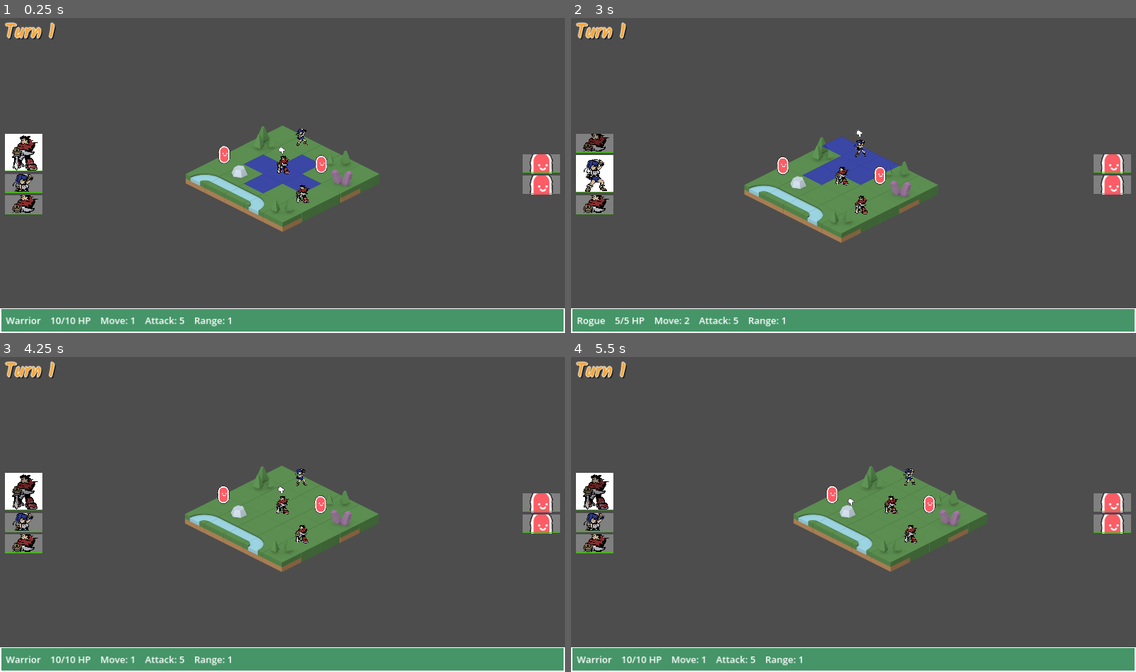
Above: before the commit, frames 1-4 (two rows, left to right).
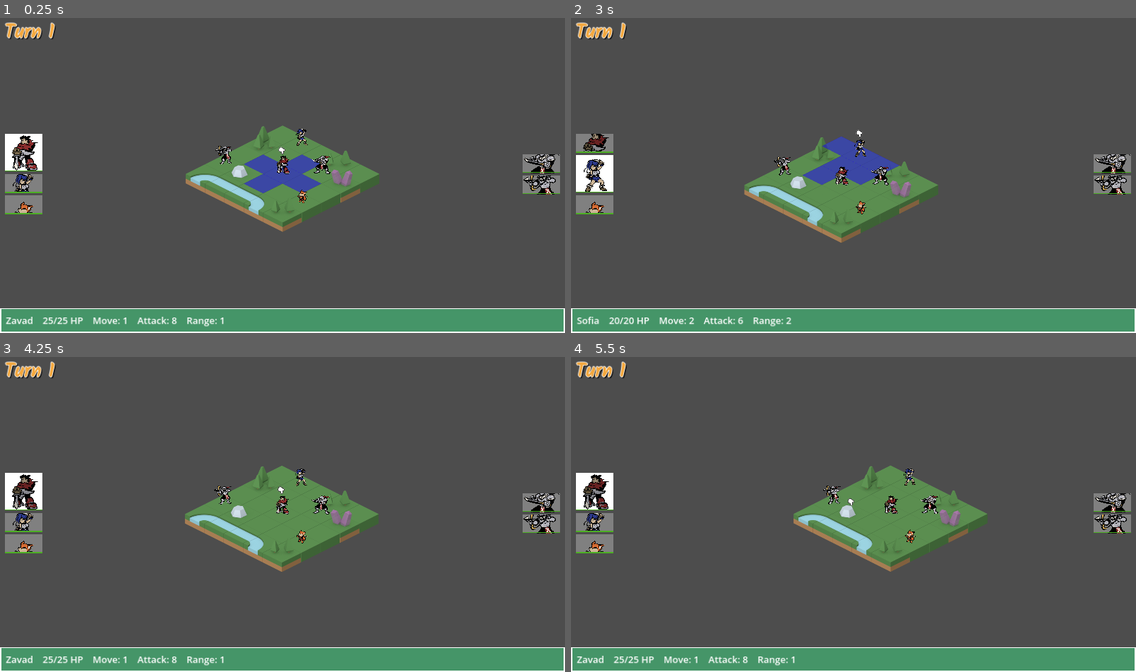
Above: after the commit, the same moments.

Repository: CreatedBySeb/godot-test
Game: Godot game, scene res://scenes/game.tscn
The game is run twice, just before and just after one commit, with the same random seed, the same clock (stepped at 60 frames per second) and the same inputs.
Inputs (mouse positions are in pixels of both pictures, inside the frame that each line leads up to):
- Up to frame 1 (0.25 s): no input
- Up to frame 2 (3 s): tap Enter (select) at 0.5, 0.6 s; move the mouse to (977, 159) at 0.52 s; hold Right (cursor_right) 0.53-1.25 s; click "Move" at 1.25 s; click "Wait" at 2 s; tap Space at 2.75 s; move the mouse to (740, 191) at 2.77 s; hold Down (cursor_down) from 2.78 s (still down); tap E (select_next_unit) at 2.85 s
- Up to frame 3 (4.25 s): move the mouse to (339, 442) at 3.52 s; release Down (cursor_down) at 3.53 s; hold Right (cursor_right) from 3.53 s (still down); tap Q (select_prev_unit) at 3.6 s
- Up to frame 4 (5.5 s): move the mouse to (825, 577) at 4.27 s; release Right (cursor_right) at 4.28 s; hold Up (cursor_up) 4.28-5.03 s; tap Mouse wheel up (zoom_in) at 4.35 s; move the mouse to (1023, 561) at 5.02 s; hold Left (cursor_left) from 5.03 s (still down); tap Mouse wheel down (zoom_out) at 5.1 s

The runs differ from the first frame. In frame 1, 1.6% of the frame differs, in the area x 1-99%, y 40-98%; in frame 2, 1.5%; in frame 3, 1.6%; in frame 4, 1.6%.

Commit message:
Add additional classes

Diff:
--- /dev/null
+++ b/classes/bard.tres
@@ -0,0 +1,13 @@
+[gd_resource type="Resource" script_class="UnitClass" load_steps=3 format=3 uid="uid://eny3j806oejm"]
+
+[ext_resource type="Script" path="res://scripts/UnitClass.gd" id="1_f5hu0"]
+[ext_resource type="Texture2D" uid="uid://b1dwr6lct13if" path="res://assets/bard.png" id="2_l4h3i"]
+
+[resource]
+script = ExtResource("1_f5hu0")
+base_attack = 4
+base_attack_range = 1
+max_health = 10
+move_range = 3
+name = "Kit"
+sprite = ExtResource("2_l4h3i")
--- /dev/null
+++ b/classes/cleric.tres
@@ -0,0 +1,13 @@
+[gd_resource type="Resource" script_class="UnitClass" load_steps=3 format=3 uid="uid://cv2bmrn0na33h"]
+
+[ext_resource type="Script" path="res://scripts/UnitClass.gd" id="1_wipnc"]
+[ext_resource type="Texture2D" uid="uid://blhikgev6dej3" path="res://assets/cleric.png" id="2_4bjtg"]
+
+[resource]
+script = ExtResource("1_wipnc")
+base_attack = 4
+base_attack_range = 2
+max_health = 15
+move_range = 3
+name = "Aliyah"
+sprite = ExtResource("2_4bjtg")
--- a/classes/enemy_warrior_class.tres
+++ /dev/null
@@ -1,13 +0,0 @@
-[gd_resource type="Resource" script_class="UnitClass" load_steps=3 format=3 uid="uid://b1f4lgpoh1t2w"]
-
-[ext_resource type="Script" path="res://scripts/UnitClass.gd" id="1_q87kw"]
-[ext_resource type="Texture2D" uid="uid://wvpeh1pwmq7d" path="res://assets/character_roundRed.png" id="2_f4rwj"]
-
-[resource]
-script = ExtResource("1_q87kw")
-base_attack = 2
-base_attack_range = 1
-max_health = 5
-move_range = 1
-name = "Enemy Warrior"
-sprite = ExtResource("2_f4rwj")
--- /dev/null
+++ b/classes/imperial_guard.tres
@@ -0,0 +1,13 @@
+[gd_resource type="Resource" script_class="UnitClass" load_steps=3 format=3 uid="uid://b1f4lgpoh1t2w"]
+
+[ext_resource type="Script" path="res://scripts/UnitClass.gd" id="1_qwx8n"]
+[ext_resource type="Texture2D" uid="uid://b3yvvko64lvkd" path="res://assets/imperial_guard.png" id="2_liotx"]
+
+[resource]
+script = ExtResource("1_qwx8n")
+base_attack = 8
+base_attack_range = 1
+max_health = 15
+move_range = 1
+name = "Imperial Guard"
+sprite = ExtResource("2_liotx")
--- /dev/null
+++ b/classes/imperial_mage.tres
@@ -0,0 +1,13 @@
+[gd_resource type="Resource" script_class="UnitClass" load_steps=3 format=3 uid="uid://dniif3u8hvt8b"]
+
+[ext_resource type="Script" path="res://scripts/UnitClass.gd" id="1_qs1v4"]
+[ext_resource type="Texture2D" uid="uid://bwnb5pcdjyi51" path="res://assets/imperial_mage.png" id="2_ryt4b"]
+
+[resource]
+script = ExtResource("1_qs1v4")
+base_attack = 8
+base_attack_range = 2
+max_health = 5
+move_range = 2
+name = "Imperial Mage"
+sprite = ExtResource("2_ryt4b")
--- /dev/null
+++ b/classes/imperial_marksman.tres
@@ -0,0 +1,13 @@
+[gd_resource type="Resource" script_class="UnitClass" load_steps=3 format=3 uid="uid://1gfyq8ki2533"]
+
+[ext_resource type="Script" path="res://scripts/UnitClass.gd" id="1_fommw"]
+[ext_resource type="Texture2D" uid="uid://1w4ulsm4dy01" path="res://assets/imperial_marksman.png" id="2_2vwkw"]
+
+[resource]
+script = ExtResource("1_fommw")
+base_attack = 4
+base_attack_range = 2
+max_health = 10
+move_range = 2
+name = "Imperial Marksman"
+sprite = ExtResource("2_2vwkw")
--- a/classes/rogue_class.tres
+++ b/classes/rogue.tres
@@ -5,9 +5,9 @@
 
 [resource]
 script = ExtResource("1_7j363")
-base_attack = 5
-base_attack_range = 1
-max_health = 5
+base_attack = 6
+base_attack_range = 2
+max_health = 20
 move_range = 2
-name = "Rogue"
+name = "Sofia"
 sprite = ExtResource("2_glthv")
--- /dev/null
+++ b/classes/sorcerer.tres
@@ -0,0 +1,13 @@
+[gd_resource type="Resource" script_class="UnitClass" load_steps=3 format=3 uid="uid://damqwulq84fam"]
+
+[ext_resource type="Script" path="res://scripts/UnitClass.gd" id="1_2skfy"]
+[ext_resource type="Texture2D" uid="uid://bv1aurcmh7trt" path="res://assets/sorcerer.png" id="2_d0e1x"]
+
+[resource]
+script = ExtResource("1_2skfy")
+base_attack = 10
+base_attack_range = 3
+max_health = 15
+move_range = 4
+name = "Kaleem"
+sprite = ExtResource("2_d0e1x")
--- /dev/null
+++ b/classes/warrior.tres
@@ -0,0 +1,13 @@
+[gd_resource type="Resource" script_class="UnitClass" load_steps=3 format=3 uid="uid://c1f1dp1d4mgxw"]
+
+[ext_resource type="Script" path="res://scripts/UnitClass.gd" id="1_w38wi"]
+[ext_resource type="Texture2D" uid="uid://cegr1l52msvjp" path="res://assets/warrior.png" id="2_fcdh8"]
+
+[resource]
+script = ExtResource("1_w38wi")
+base_attack = 8
+base_attack_range = 1
+max_health = 25
+move_range = 1
+name = "Zavad"
+sprite = ExtResource("2_fcdh8")
--- a/classes/warrior_class.tres
+++ /dev/null
@@ -1,13 +0,0 @@
-[gd_resource type="Resource" script_class="UnitClass" load_steps=3 format=3 uid="uid://c1f1dp1d4mgxw"]
-
-[ext_resource type="Script" path="res://scripts/UnitClass.gd" id="1_tpt0p"]
-[ext_resource type="Texture2D" uid="uid://cegr1l52msvjp" path="res://assets/paladin.png" id="2_caect"]
-
-[resource]
-script = ExtResource("1_tpt0p")
-base_attack = 5
-base_attack_range = 1
-max_health = 10
-move_range = 1
-name = "Warrior"
-sprite = ExtResource("2_caect")
--- a/scenes/game.tscn
+++ b/scenes/game.tscn
@@ -9,9 +9,11 @@
 [ext_resource type="Texture2D" uid="uid://sn3ol1dxmjr4" path="res://assets/tactics-overlay.png" id="5_1sfwv"]
 [ext_resource type="Script" path="res://scripts/LevelMap.gd" id="6_ak6wg"]
 [ext_resource type="Script" path="res://scripts/ActionOverlay.gd" id="7_cf01m"]
-[ext_resource type="Resource" uid="uid://b1f4lgpoh1t2w" path="res://classes/enemy_warrior_class.tres" id="9_4ilro"]
-[ext_resource type="Resource" uid="uid://c3530kaypsr7i" path="res://classes/rogue_class.tres" id="9_22ed4"]
+[ext_resource type="Resource" uid="uid://b1f4lgpoh1t2w" path="res://classes/imperial_guard.tres" id="9_4ilro"]
+[ext_resource type="Resource" uid="uid://c3530kaypsr7i" path="res://classes/rogue.tres" id="9_22ed4"]
 [ext_resource type="PackedScene" uid="uid://cjs28jaadkqrg" path="res://scenes/cursor.tscn" id="11_de1cw"]
+[ext_resource type="Resource" uid="uid://eny3j806oejm" path="res://classes/bard.tres" id="11_vf0dd"]
+[ext_resource type="Resource" uid="uid://1gfyq8ki2533" path="res://classes/imperial_marksman.tres" id="13_f25ht"]
 
 [sub_resource type="TileSetAtlasSource" id="TileSetAtlasSource_vsvau"]
 texture = ExtResource("1_rke4c")
@@ -186,6 +188,7 @@
 
 [node name="Unit3" parent="." instance=ExtResource("2_8kbpk")]
 position = Vector2(66, 99)
+unit_class = ExtResource("11_vf0dd")
 
 [node name="Enemy" parent="." instance=ExtResource("2_8kbpk")]
 position = Vector2(132, 0)
@@ -193,7 +196,7 @@
 
 [node name="Enemy2" parent="." instance=ExtResource("2_8kbpk")]
 position = Vector2(-198, -33)
-unit_class = ExtResource("9_4ilro")
+unit_class = ExtResource("13_f25ht")
 
 [node name="Cursor" parent="." instance=ExtResource("11_de1cw")]
 unique_name_in_owner = true
--- a/scenes/unit.tscn
+++ b/scenes/unit.tscn
@@ -1,8 +1,8 @@
 [gd_scene load_steps=12 format=3 uid="uid://cs2pl1l6ynkt6"]
 
 [ext_resource type="Script" path="res://scripts/Unit.gd" id="1_aph5o"]
-[ext_resource type="Resource" uid="uid://c1f1dp1d4mgxw" path="res://classes/warrior_class.tres" id="2_ahd6y"]
-[ext_resource type="Texture2D" uid="uid://cegr1l52msvjp" path="res://assets/paladin.png" id="3_2mfjj"]
+[ext_resource type="Resource" uid="uid://c1f1dp1d4mgxw" path="res://classes/warrior.tres" id="2_ahd6y"]
+[ext_resource type="Texture2D" uid="uid://cegr1l52msvjp" path="res://assets/warrior.png" id="3_2mfjj"]
 
 [sub_resource type="CapsuleShape2D" id="CapsuleShape2D_120sj"]
 radius = 20.0
--- a/scenes/unit_preview.tscn
+++ b/scenes/unit_preview.tscn
@@ -1,7 +1,7 @@
 [gd_scene load_steps=6 format=3 uid="uid://deuw6bpnnnf24"]
 
 [ext_resource type="Script" path="res://scripts/UnitPreview.gd" id="1_8voqm"]
-[ext_resource type="Texture2D" uid="uid://cegr1l52msvjp" path="res://assets/paladin.png" id="2_86g70"]
+[ext_resource type="Texture2D" uid="uid://cegr1l52msvjp" path="res://assets/warrior.png" id="2_clci1"]
 
 [sub_resource type="StyleBoxFlat" id="StyleBoxFlat_65g2m"]
 
@@ -34,7 +34,7 @@
 
 [node name="UnitSprite" type="TextureRect" parent="MarginContainer"]
 layout_mode = 2
-texture = ExtResource("2_86g70")
+texture = ExtResource("2_clci1")
 expand_mode = 5
 stretch_mode = 4
 
Binary file added: assets/bard.png
Not shown, added: assets/bard.png.import
Binary file removed: assets/character_roundRed.png
Binary file added: assets/cleric.png
Not shown, added: assets/cleric.png.import
Binary file added: assets/imperial_guard.png
Not shown, changed: assets/imperial_guard.png.import
Binary file added: assets/imperial_mage.png
Not shown, changed: assets/imperial_mage.png.import
Binary file added: assets/imperial_marksman.png
Not shown, added: assets/imperial_marksman.png.import
Binary file added: assets/sorcerer.png
(and 4 more such lines)
